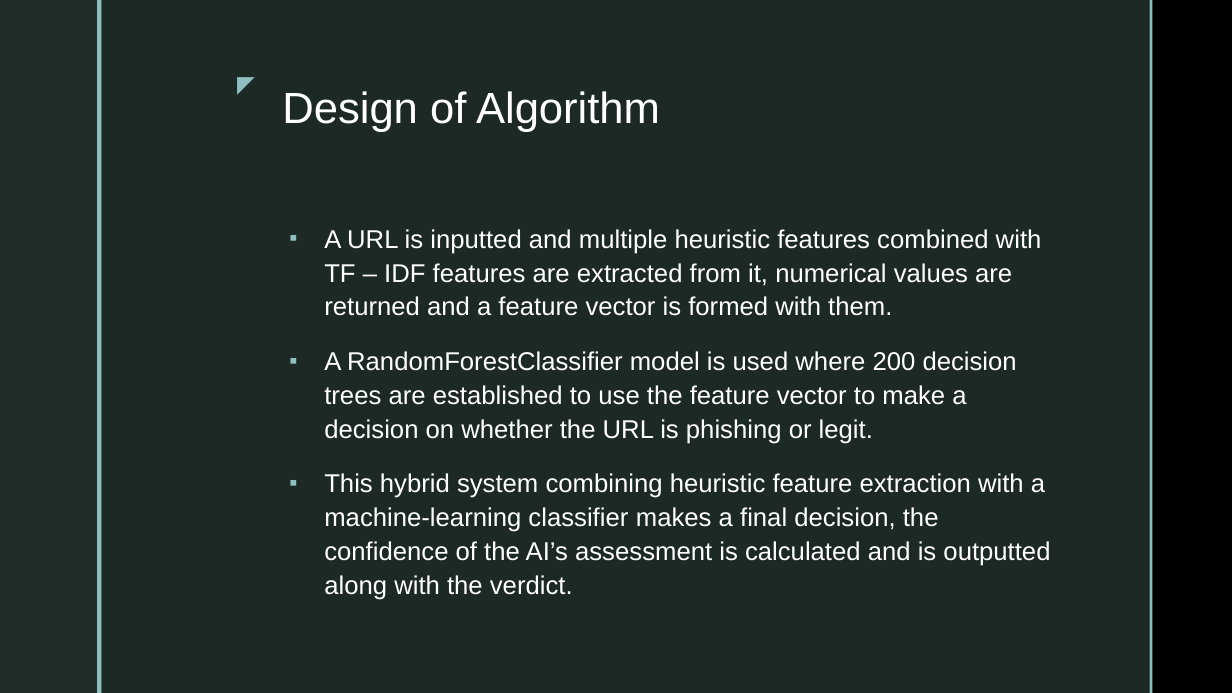
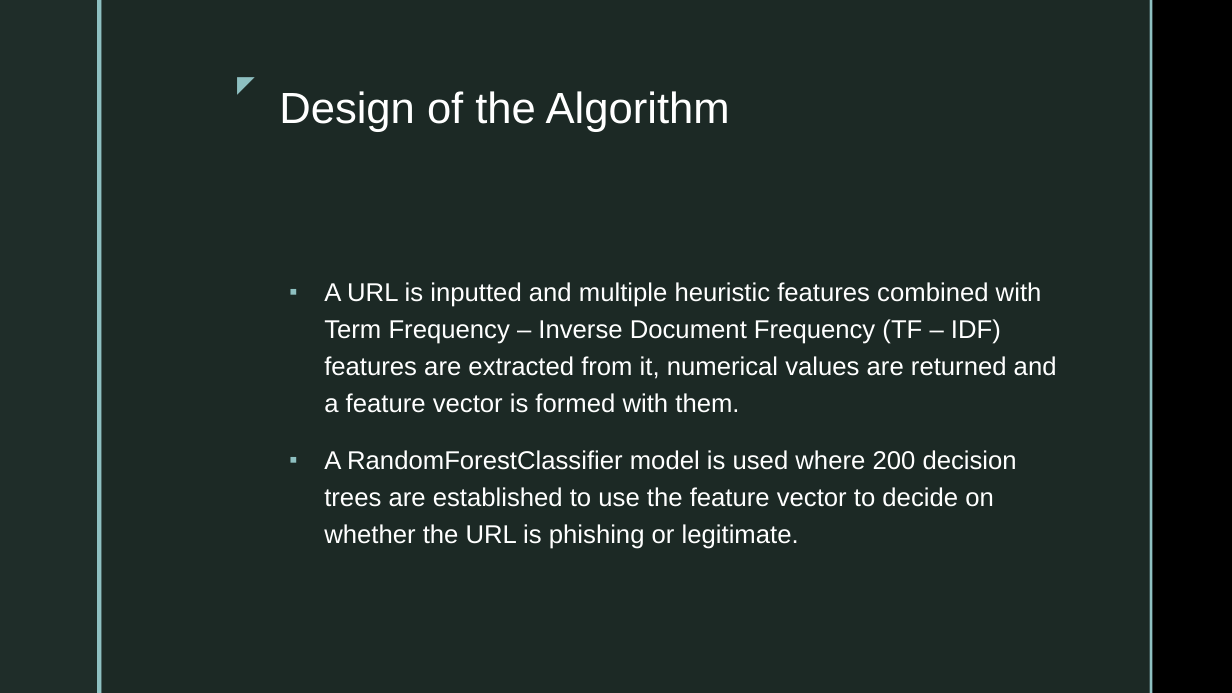
Before and after one commit to 0Meraj/My-Projects, a slide deck: slide 8 of Documents for the project/Presentation.pptx. Drawn at 1232x693 pixels with LibreOffice and Linux fonts; fonts in the diff are those of the drawing; background and template pictures are left out. Boxes give left, top, right and bottom in pixels: in the first picture for what was removed or moved away, otherwise in the second. Text is boxed around its words. In the diff, an @@ line names an element or a change of style, - is before the commit and + after.

```diff
--- a/Documents for the project/Presentation.pptx
+++ b/Documents for the project/Presentation.pptx
@@ title at <box>279,91,730,132</box>: text changed @@
-Design of Algorithm
+Design of the Algorithm
@@ text at <box>324,282,1057,549</box>: text changed @@
-▪ A URL is inputted and multiple heuristic features combined with TF – IDF features are extracted from it, numerical values are returned and a feature vector is formed with them.
-▪ A RandomForestClassifier model is used where 200 decision trees are established to use the feature vector to make a decision on whether the URL is phishing or legit.
-▪ This hybrid system combining heuristic feature extraction with a machine-learning classifier makes a final decision, the confidence of the AI’s assessment is calculated and is outputted along with the verdict.
+▪ A URL is inputted and multiple heuristic features combined with Term Frequency – Inverse Document Frequency (TF – IDF) features are extracted from it, numerical values are returned and a feature vector is formed with them.
+▪ A RandomForestClassifier model is used where 200 decision trees are established to use the feature vector to decide on whether the URL is phishing or legitimate.
```
Also in this commit, not shown: 12 other slides changed, 1 slide added, 14 other files.
